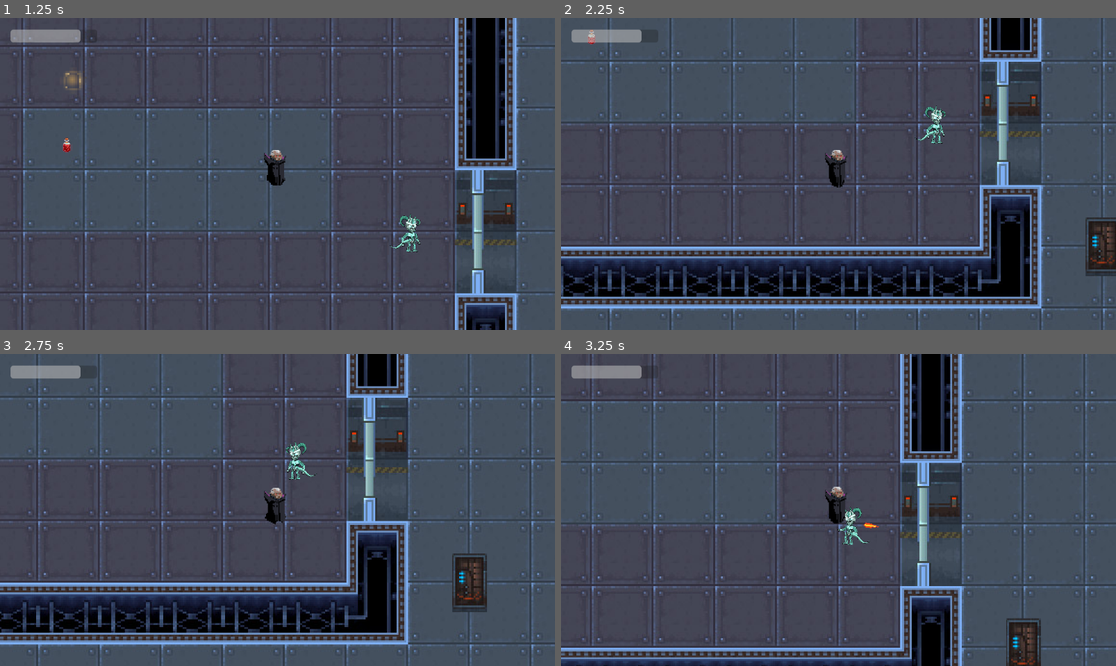
Above: before the commit, frames 1-4 (two rows, left to right).
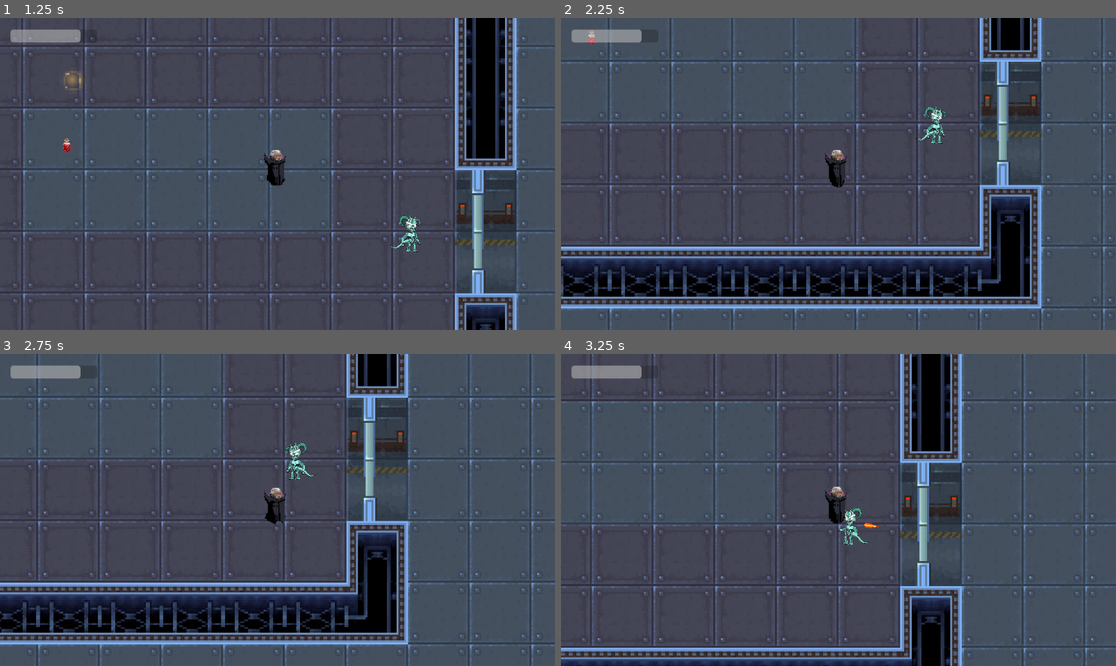
Above: after the commit, the same moments.

Repository: brianxiaodev/bloodmoon
Game: Godot game, scene res://scenes/blood_moon.tscn
Same seed, same stepped clock (60 frames per second), same inputs: the game is played once before the commit and once after it.
Inputs:
- Up to frame 1 (1.25 s): hold Right (ui_right) from 0.53 s (still down); hold Shift (dash) from 0.53 s (still down)
- Up to frame 2 (2.25 s): release Right (ui_right) at 1.28 s; release Shift (dash) at 1.28 s; hold Down (ui_down) 1.28-2.03 s; tap Z (stealth) at 1.35 s; hold Right (ui_right) from 2.03 s (still down); hold Shift (dash) from 2.03 s (still down)
- Up to frame 3 (2.75 s): keep holding Right (ui_right); keep holding Shift (dash)
- Up to frame 4 (3.25 s): release Right (ui_right) at 2.78 s; release Shift (dash) at 2.78 s; hold Up (ui_up) from 2.78 s (still down); tap Z (stealth) at 2.85 s

Frame 1 is identical in both runs. In frame 2, 0.9% of the frame differs, in the area x 94-100%, y 63-83%; in frame 3, 1.0%, in the area x 81-88%, y 63-83%; in frame 4, 0.8%.

Commit message:
move door

Diff:
--- a/scenes/blood_moon.tscn
+++ b/scenes/blood_moon.tscn
@@ -12,7 +12,6 @@
 [ext_resource type="PackedScene" uid="uid://dfyumq44xaxsu" path="res://scenes/ui.tscn" id="10_xv8qn"]
 [ext_resource type="Script" uid="uid://cddyqtwwyroqx" path="res://scripts/ui.gd" id="11_h4ocb"]
 [ext_resource type="PackedScene" uid="uid://cgrps2fgm3jxq" path="res://scenes/healthpotion.tscn" id="12_87vbj"]
-[ext_resource type="PackedScene" uid="uid://dtgtookoxhgn8" path="res://scenes/game_over.tscn" id="13_8hplf"]
 [ext_resource type="PackedScene" uid="uid://b3ald5ngtdkny" path="res://scenes/door.tscn" id="13_8hplf"]
 
 [node name="Blood Moon" type="Node2D"]
@@ -105,8 +104,8 @@
 [node name="Enemy6" parent="." instance=ExtResource("7_1dman")]
 position = Vector2(143, 246)
 
-
 [node name="GameOver" parent="." instance=ExtResource("13_8hplf")]
 visible = false
 
 [node name="Door" parent="." instance=ExtResource("13_8hplf")]
+position = Vector2(1240, -415)
